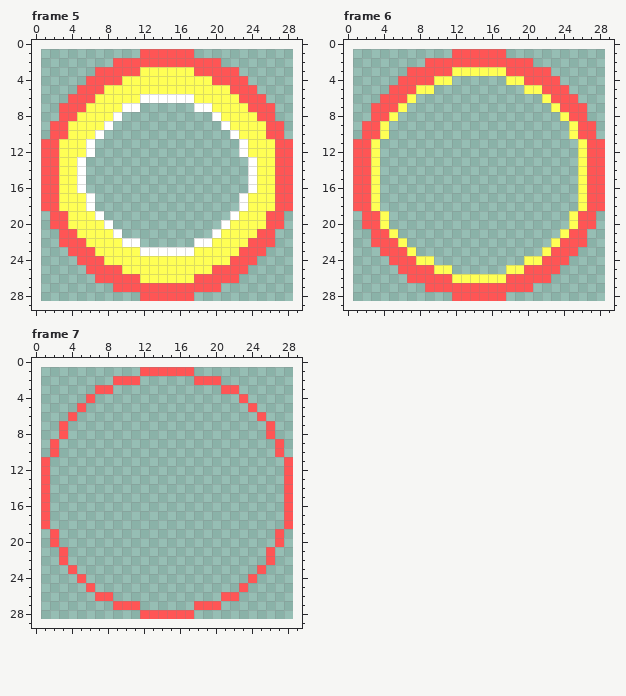
Two states of a pixel-art file, resources/sprites/original/effects/big-explosion.ase. The first picture shows the starting point.
28x28 pixels, 7 frames. Shown: frame 5, frame 6, frame 7. The old version is drawn lined up with the new one, on the new canvas. The commit also changed other frames, which this record leaves out.
The result:
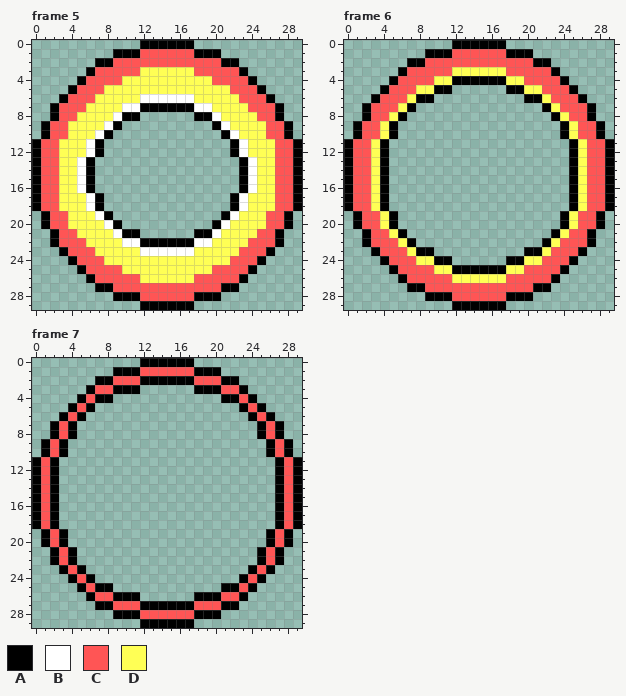
Palette (. is transparent): A #000000  B #ffffff  C #ff5555  D #ffff55
From old to new:
canvas 28x28 -> 30x30, the old top-left corner now at 1,1
Frame 5:
There is now colour A in row 0 at x 12 to 17; in row 1 at x 9 to 11 and 18 to 20; in row 2 at x 7 to 8 and 21 to 22; in row 3 at x 6 and 23; in row 4 at x 5 and 24; in row 5 at x 4 and 25.
There is now colour A in row 6 at x 3 and 26; in row 7 at x 2, 12 to 17 and 27; in row 8 at x 2, 10 to 11, 18 to 19 and 27; in row 9 at x 1, 9, 20 and 28; in row 10 at x 1, 8, 21 and 28; in rows 11 to 12 at x 0, 7, 22 and 29.
There is now colour A in rows 13 to 16 at x 0, 6, 23 and 29; in rows 17 to 18 at x 0, 7, 22 and 29; in row 19 at x 1, 8, 21 and 28; in row 20 at x 1, 9, 20 and 28; in row 21 at x 2, 10 to 11, 18 to 19 and 27; in row 22 at x 2, 12 to 17 and 27.
There is now colour A in row 23 at x 3 and 26; in row 24 at x 4 and 25; in row 25 at x 5 and 24; in row 26 at x 6 and 23; in row 27 at x 7 to 8 and 21 to 22; in row 28 at x 9 to 11 and 18 to 20.
There is now colour A in row 29 at x 12 to 17.
Frame 6:
There is now colour A in row 0 at x 12 to 17; in row 1 at x 9 to 11 and 18 to 20; in row 2 at x 7 to 8 and 21 to 22; in row 3 at x 6 and 23; in row 4 at x 5, 12 to 17 and 24; in row 5 at x 4, 10 to 11, 18 to 19 and 25.
There is now colour A in row 6 at x 3, 8 to 9, 20 to 21 and 26; in row 7 at x 2, 7, 22 and 27; in row 8 at x 2, 6, 23 and 27; in rows 9 to 10 at x 1, 5, 24 and 28; in rows 11 to 18 at x 0, 4, 25 and 29; in rows 19 to 20 at x 1, 5, 24 and 28.
There is now colour A in row 21 at x 2, 6, 23 and 27; in row 22 at x 2, 7, 22 and 27; in row 23 at x 3, 8 to 9, 20 to 21 and 26; in row 24 at x 4, 10 to 11, 18 to 19 and 25; in row 25 at x 5, 12 to 17 and 24; in row 26 at x 6 and 23.
There is now colour A in row 27 at x 7 to 8 and 21 to 22; in row 28 at x 9 to 11 and 18 to 20; in row 29 at x 12 to 17.
Frame 7:
There is now colour A in row 0 at x 12 to 17; in row 1 at x 9 to 11 and 18 to 20; in row 2 at x 7 to 8, 12 to 17 and 21 to 22; in row 3 at x 6, 9 to 11, 18 to 20 and 23; in row 4 at x 5, 7 to 8, 21 to 22 and 24; in row 5 at x 4, 6, 23 and 25.
There is now colour A in row 6 at x 3, 5, 24 and 26; in rows 7 to 8 at x 2, 4, 25 and 27; in rows 9 to 10 at x 1, 3, 26 and 28; in rows 11 to 18 at x 0, 2, 27 and 29; in rows 19 to 20 at x 1, 3, 26 and 28; in rows 21 to 22 at x 2, 4, 25 and 27.
There is now colour A in row 23 at x 3, 5, 24 and 26; in row 24 at x 4, 6, 23 and 25; in row 25 at x 5, 7 to 8, 21 to 22 and 24; in row 26 at x 6, 9 to 11, 18 to 20 and 23; in row 27 at x 7 to 8, 12 to 17 and 21 to 22; in row 28 at x 9 to 11 and 18 to 20.
There is now colour A in row 29 at x 12 to 17.
Boxes around the changes in both pictures, in picture pixels (x1, y1, x2, y2):
added: (32, 40, 302, 310)
added: (344, 40, 614, 310)
added: (32, 358, 302, 628)
